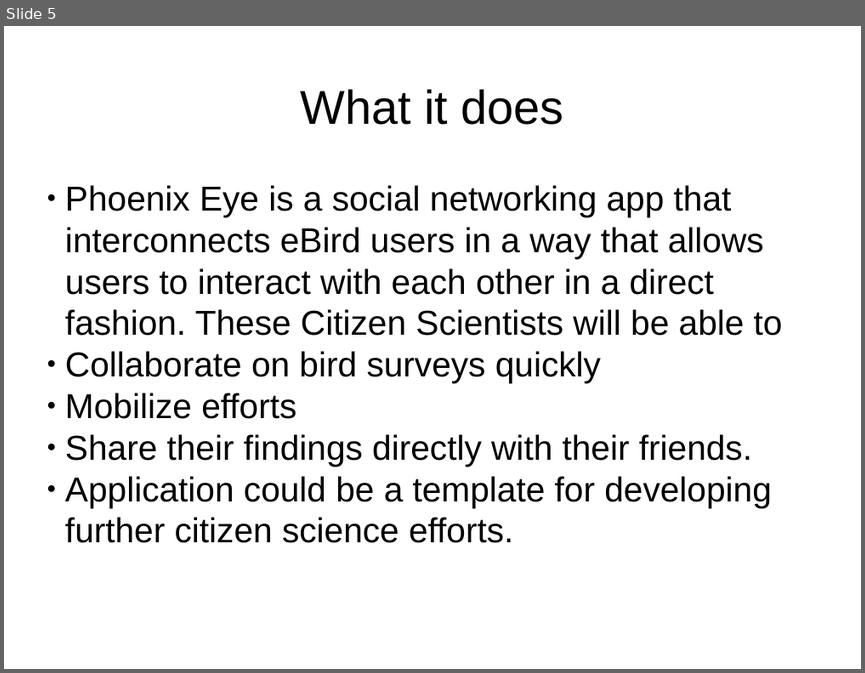
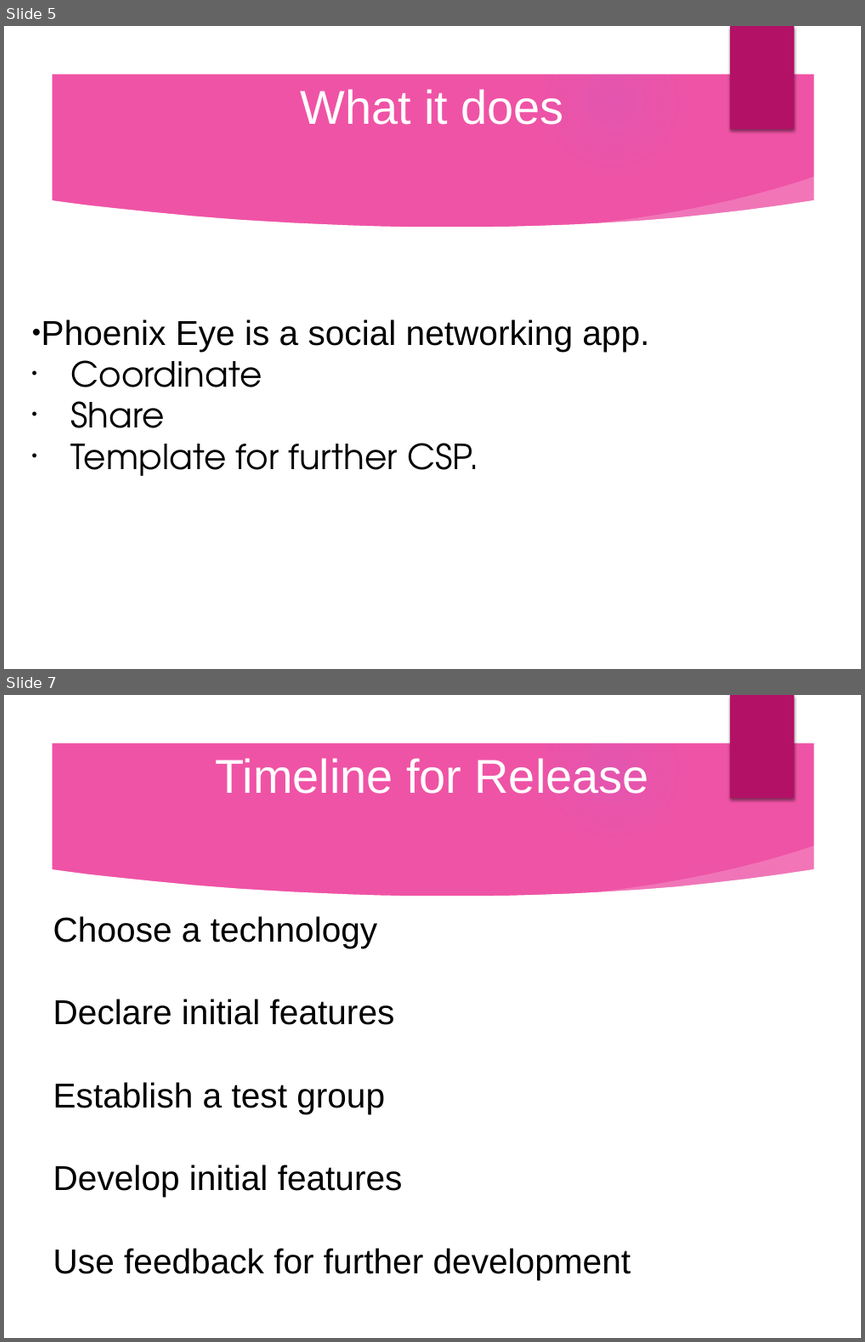
Before and after one commit to qrprat77/https---github.com-qrprat77-Biology_project, a slide deck: Resource/Bio_Presentation.pptx. Shown one above the other, each under a label of ours: slide 5 before the commit, slides 5 and 7 after it; the slides between them are not shown. The pictures are 865x673 and 865x1342 pixels, drawn with LibreOffice and Linux fonts; fonts in the diff are those of the drawing; background and template pictures are left out. Boxes give left, top, right and bottom in pixels: in the first picture for what was removed or moved away, otherwise in the second. Text is boxed around its words. In the diff, an @@ line names an element or a change of style, - is before the commit and + after.

Commit message:
Added some content, formatted slides.

```diff
--- a/Resource/Bio_Presentation.pptx
+++ b/Resource/Bio_Presentation.pptx
@@ slide 7 added at (x1=4, y1=695, x2=861, y2=1338), background picture (left out); not listed: 9 template elements that a slide beside it also shows @@
@@ text added at (x1=216, y1=758, x2=649, y2=794), 44 pt, text #FFFFFF @@
+Timeline for Release
@@ text added at (x1=53, y1=916, x2=631, y2=1280), 32 pt, text #000000 @@
+Choose a technology
+Declare initial features
+Establish a test group
+Develop initial features
+Use feedback for further development
@@ slide 5 changed as well @@
@@ background #FFFFFF to picture (left out) @@
@@ group added at (x1=4, y1=26, x2=861, y2=669): 4 ellipses, 3 freeform shapes @@
@@ rectangle added at (x1=730, y1=26, x2=794, y2=130), fill #B31166 @@
@@ text "What it does" at (x1=301, y1=89, x2=564, y2=125): text colour #000000 to #FFFFFF @@
@@ text at (x1=41, y1=319, x2=649, y2=476): text changed; font Arial to TeX Gyre Adventor @@
-● Phoenix Eye is a social networking app that interconnects eBird users in a way that allows users to interact with each other in a direct fashion. These Citizen Scientists will be able to
-● Collaborate on bird surveys quickly
-● Mobilize efforts
-● Share their findings directly with their friends.
-● Application could be a template for developing further citizen science efforts.
+● Phoenix Eye is a social networking app.
+• Coordinate
+• Share
+• Template for further CSP.
```
Also in this commit, not shown: 4 other slides changed, 2 other slides added, 3 slides removed.
